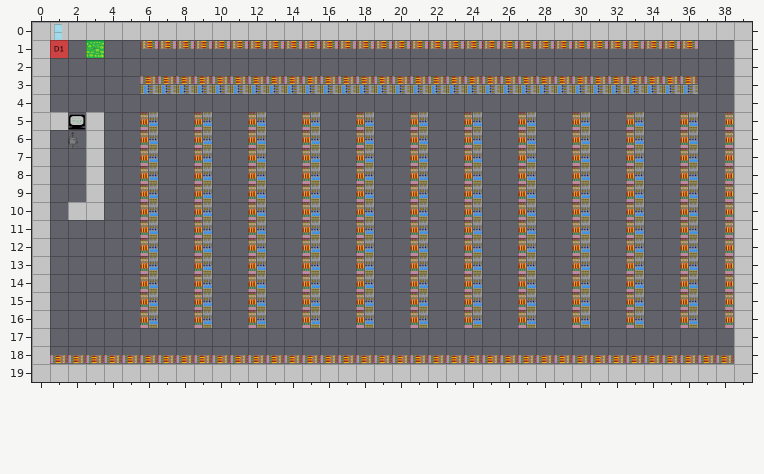
An edit to a level. Tiled map, Base/maps/DollarStore.tmx. Above is the file before it was changed.
Cells are 128x128 px. Shown: x 0..39, y 0..19.
The same view after the edit:
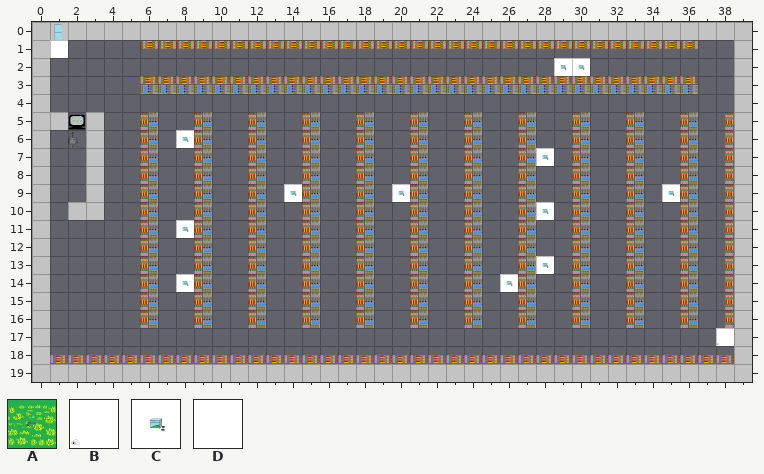
Key: from "Dialogue_Events": A 6 "gun_tile", B 9 "ToiletPaper_Tile", C 10 "HydroC_Tile"; from "my_tiles": D 9 "DollarStore_Tile".
_ is an empty cell, # one hidden under a higher layer.
Change:
Layer "Finished_Event":
y 1: x 3 # -> _
Layer "Dialogue_Events":
y 1: x 3 A -> _
y 2: x 29..30 __ -> CC
y 6: x 8 _ -> C
y 7: x 28 _ -> C
y 9: x 14 _ -> C; x 20 _ -> C; x 35 _ -> C
y 10: x 28 _ -> C
y 11: x 8 _ -> C
y 13: x 28 _ -> C
y 14: x 8 _ -> C; x 26 _ -> C
y 17: x 38 _ -> B
Layer "Background":
y 1: x 1 _ -> D
